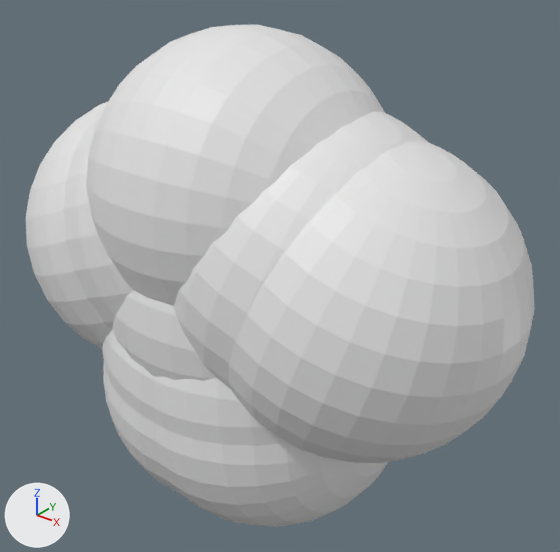
Renders of the glTF model Blender/character.glb from each side of a commit.
Camera for both pictures: a 50 mm camera at (3.92, -4.5, 4.04) aimed at (0.2, 0.14, 1.16). Every picture has the same lights, and +X, +Y and +Z are marked at lower left. Where no turn or scale is listed for an object, it has been applied to the vertices.

Names of what the first picture shows: 'Capsual.001', 'Capsual.002', 'Capsual.003', 'Capsual.004', 'Chest', 'Head', 'LeftLegLower', 'LeftLegUpper', 'RightLegLower', 'RightLegUpper'.
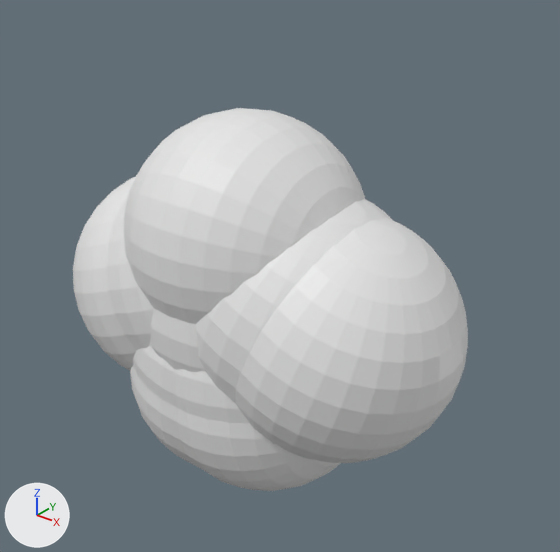
Changed parts and their boxes (x1, y1, x2, y2) in the pictures (560 x 552 px):
'Capsual.004', moved, rescaled (24% narrower, 24% shorter)
    before: (229, 141, 535, 463)
    after: (235, 218, 468, 463)
'Head', moved, rescaled (19% narrower, 23% shorter)
    before: (86, 25, 385, 305)
    after: (123, 108, 365, 324)
'Capsual.003', moved, rescaled (23% narrower, 27% shorter)
    before: (173, 111, 428, 389)
    after: (195, 199, 392, 403)
'LeftLegLower', moved, rescaled
    before: (157, 425, 388, 527)
    after: (130, 366, 196, 466)
'Capsual.002', moved, rescaled
    before: (26, 102, 112, 350)
    after: (73, 177, 136, 370)
'RightLegLower', moved, rescaled
    before: (103, 363, 179, 493)
    after: (178, 408, 341, 491)
'Capsual.001', moved, rescaled
    before: (63, 110, 133, 329)
    after: (106, 196, 154, 350)
'RightLegUpper', moved, rescaled
    before: (153, 376, 288, 446)
    after: (176, 369, 250, 424)
'Chest', moved, rescaled
    before: (112, 290, 216, 381)
    after: (150, 309, 205, 373)
'LeftLegUpper', moved, rescaled
    before: (102, 330, 156, 423)
    after: (133, 346, 178, 408)

What the commit changed:
Object 'Chest' (ob_chest) moves from (0.016, 0.003, 1.053) to (0.016, 0.003, 0.943).
Object 'Chest' (ob_chest) is rescaled from (1.24, 1.24, 1.24) to (1.0, 1.0, 1.0).
Object 'Capsual.001' (ob_capsual_001) moves from (-0.365, -0.0218, -0.47) to (-0.116, -0.00694, -0.47).
Object 'Capsual.003' (ob_capsual_003) moves from (-0.349, -0.0209, 0.54) to (-0.1, -0.00598, 0.54).
Object 'Head' (ob_head) moves from (-0.735, -0.0987, -0.00628) to (-0.619, -0.0917, -0.0063).
Object 'LeftLegUpper' (ob_leftlegupper) moves from (0.443, 0.0265, -0.102) to (0.441, 0.0221, -0.126).
In object 'RightLegLower' (ob_rightleglower), parent goes from ob_leftlegupper to ob_rightlegupper.
In object 'LeftLegLower' (ob_leftleglower), parent goes from ob_rightlegupper to ob_leftlegupper.
